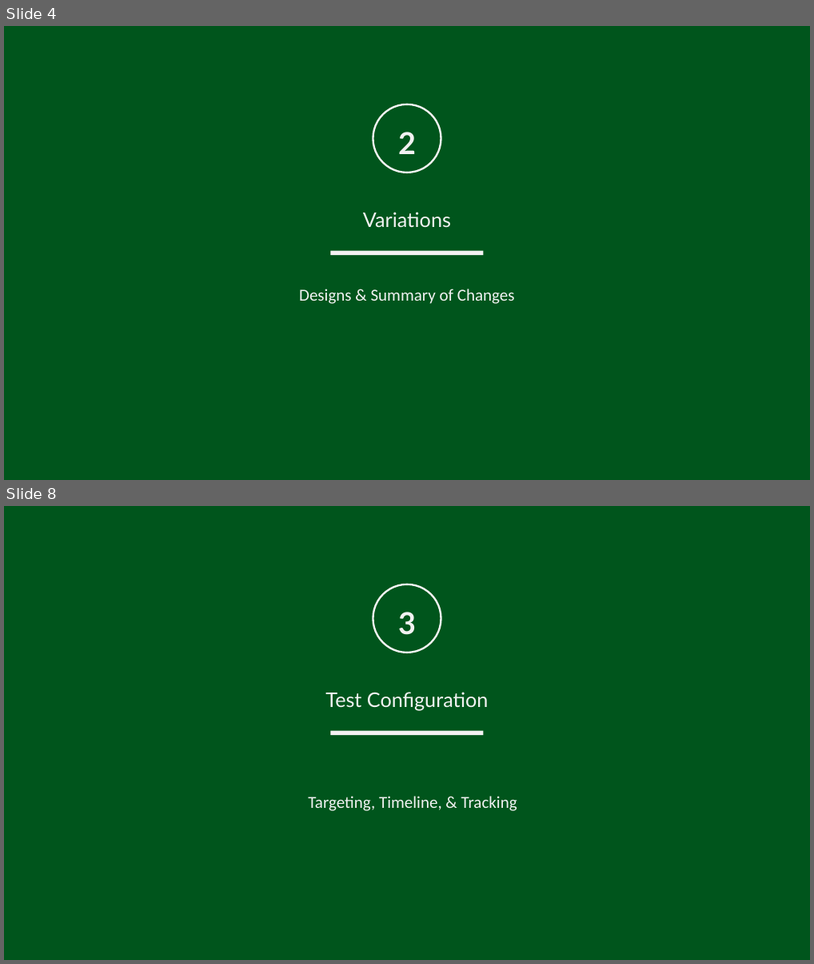
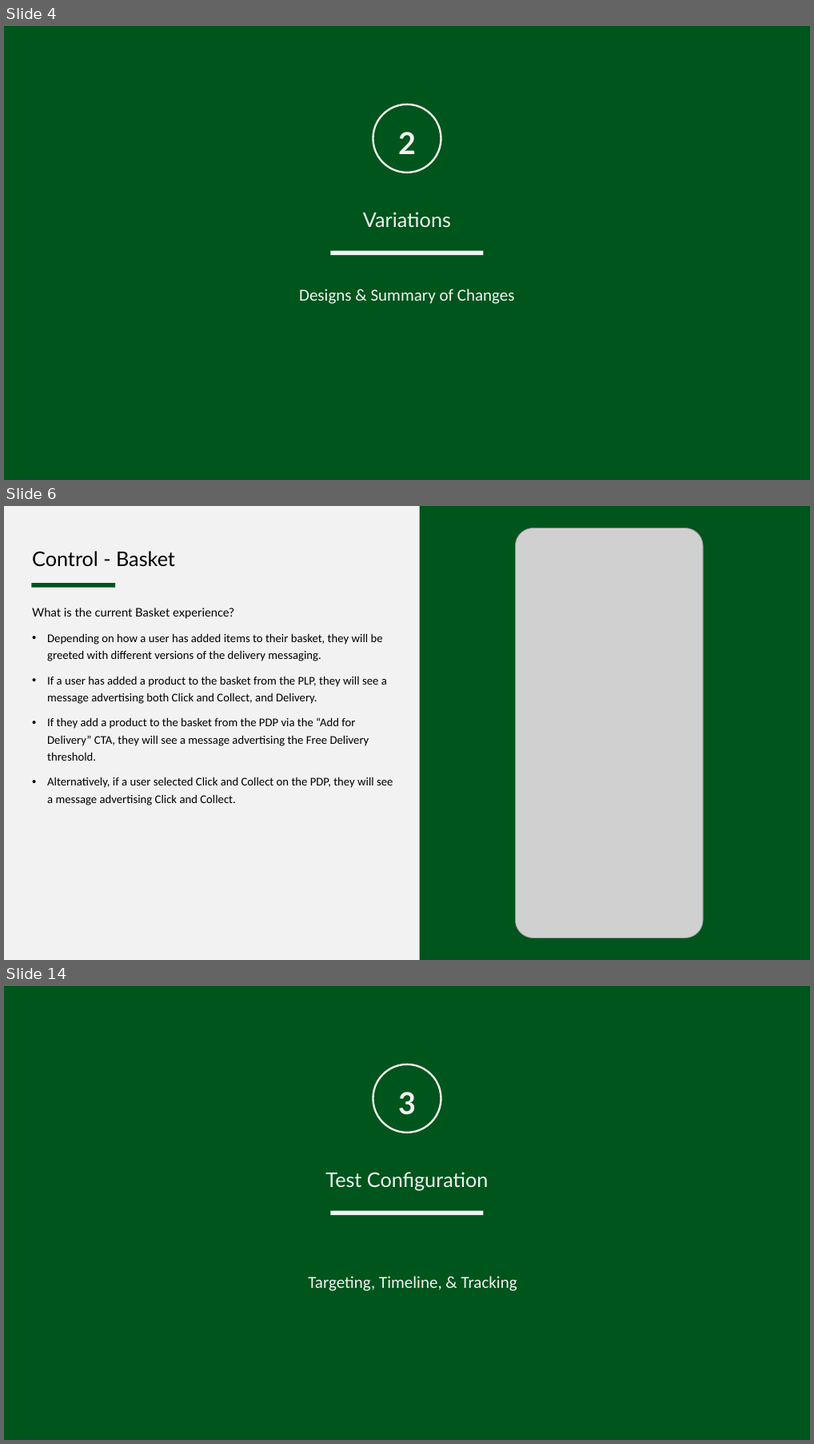
Before and after one commit to BenC0/PAH159, a slide deck: PAH159 - Polestar PDP Add to Bag Module - Mobile - Test Plan.pptx. Shown one above the other, each under a label of ours: slides 4 and 8 before the commit, slides 4, 6 and 14 after it; the slides between them are not shown. The pictures are 814x964 and 814x1444 pixels, drawn with LibreOffice and Linux fonts; fonts in the diff are those of the drawing; grey boxes stand for pictures; background and template pictures are left out. Boxes give left, top, right and bottom in pixels: in the first picture for what was removed or moved away, otherwise in the second. Text is boxed around its words. In the diff, an @@ line names an element or a change of style, - is before the commit and + after.

```diff
--- a/PAH159 - Polestar PDP Add to Bag Module - Mobile - Test Plan.pptx
+++ b/PAH159 - Polestar PDP Add to Bag Module - Mobile - Test Plan.pptx
@@ slide 6 added at (4,506,810,960), background #F2F2F2 @@
@@ rectangle added at (420,506,810,960), fill #00551C @@
@@ rounded rectangle added at (516,528,703,936), fill #F2F2F2 @@
@@ picture added at (516,528,703,937) @@
@@ title added at (32,551,175,567), 24 pt, text #000000 @@
+Control - Basket
@@ rectangle added at (31,583,115,587), fill #00551C @@
@@ text added at (32,608,393,805), 14 pt, text #000000 @@
+What is the current Basket experience?
+• Depending on how a user has added items to their basket, they will be greeted with different versions of the delivery messaging.
+• If a user has added a product to the basket from the PLP, they will see a message advertising both Click and Collect, and Delivery.
+• If they add a product to the basket from the PDP via the “Add for Delivery” CTA, they will see a message advertising the Free Delivery threshold.
+• Alternatively, if a user selected Click and Collect on the PDP, they will see a message advertising Click and Collect.
@@ what was slide 8 is now slide 14 @@
```
Also in this commit, not shown: 5 slides changed, 5 other slides added, 24 other files.
